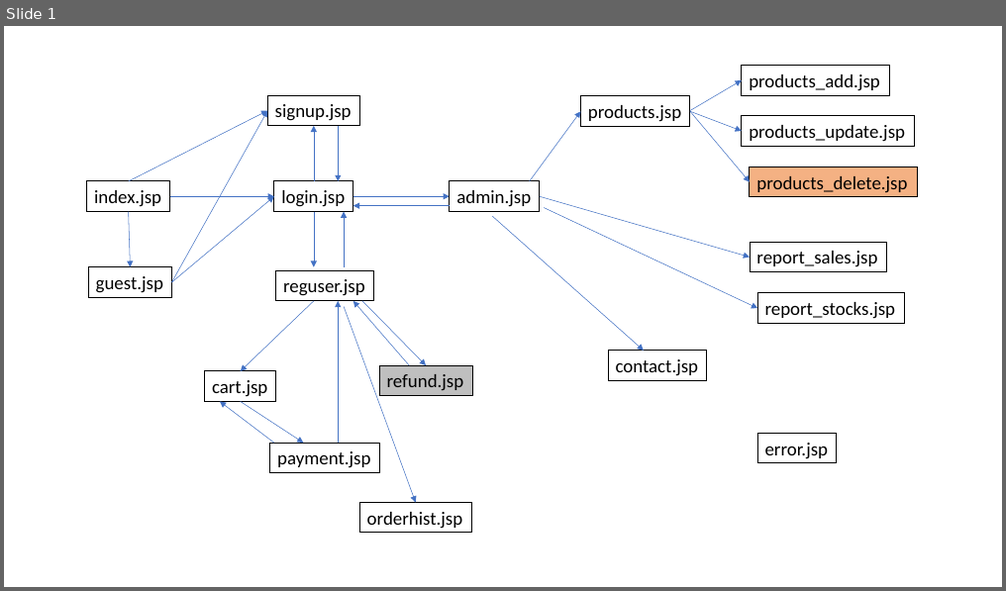
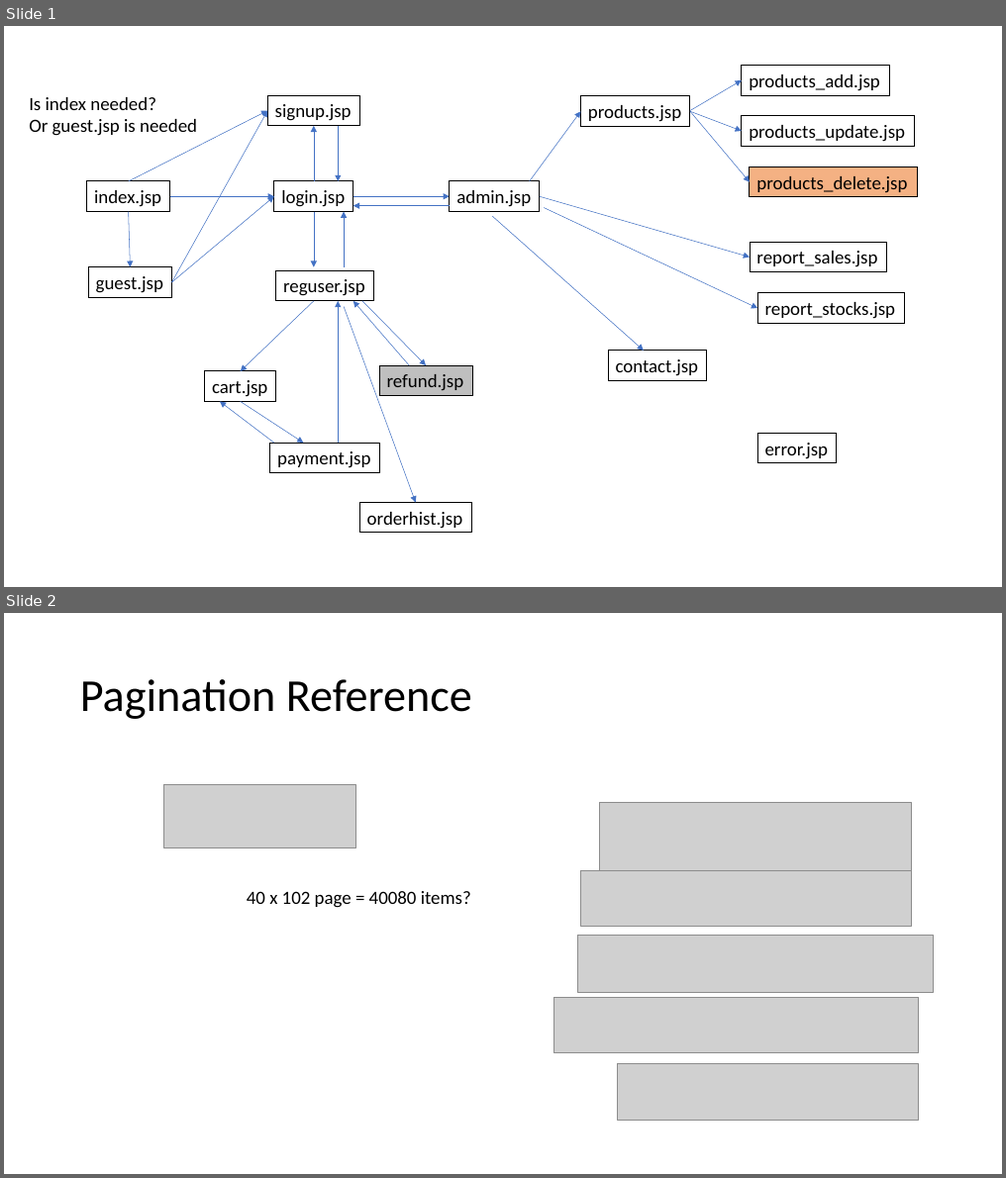
Before and after one commit to laurenangela-macalinao/onlinestore, a slide deck: OnlineStoreDesign.pptx. Shown one above the other, each under a label of ours: slide 1 before the commit, slides 1 and 2 after it. The pictures are 1006x591 and 1006x1178 pixels, drawn with LibreOffice and Linux fonts; fonts in the diff are those of the drawing; grey boxes stand for pictures. Boxes give left, top, right and bottom in pixels: in the first picture for what was removed or moved away, otherwise in the second. Text is boxed around its words. In the diff, an @@ line names an element or a change of style, - is before the commit and + after.

```diff
--- a/OnlineStoreDesign.pptx
+++ b/OnlineStoreDesign.pptx
@@ slide 2 added at box(4, 613, 1002, 1174), background #FFFFFF @@
@@ title added at box(80, 679, 472, 719), 44 pt, text #000000 @@
+Pagination Reference
@@ picture added at box(163, 785, 355, 848) @@
@@ picture added at box(600, 802, 912, 871) @@
@@ picture added at box(581, 870, 912, 926) @@
@@ text added at box(247, 891, 471, 908), 18 pt, text #000000 @@
+40 x 102 page = 40080 items?
@@ picture added at box(578, 936, 934, 992) @@
@@ picture added at box(553, 997, 919, 1054) @@
@@ picture added at box(618, 1063, 919, 1121) @@
@@ slide 1 changed as well @@
@@ text added at box(29, 97, 197, 136), 18 pt, text #000000 @@
+Is index needed?
+Or guest.jsp is needed
```
Also in this commit, not shown: 1 other slide added, 15 other files.
